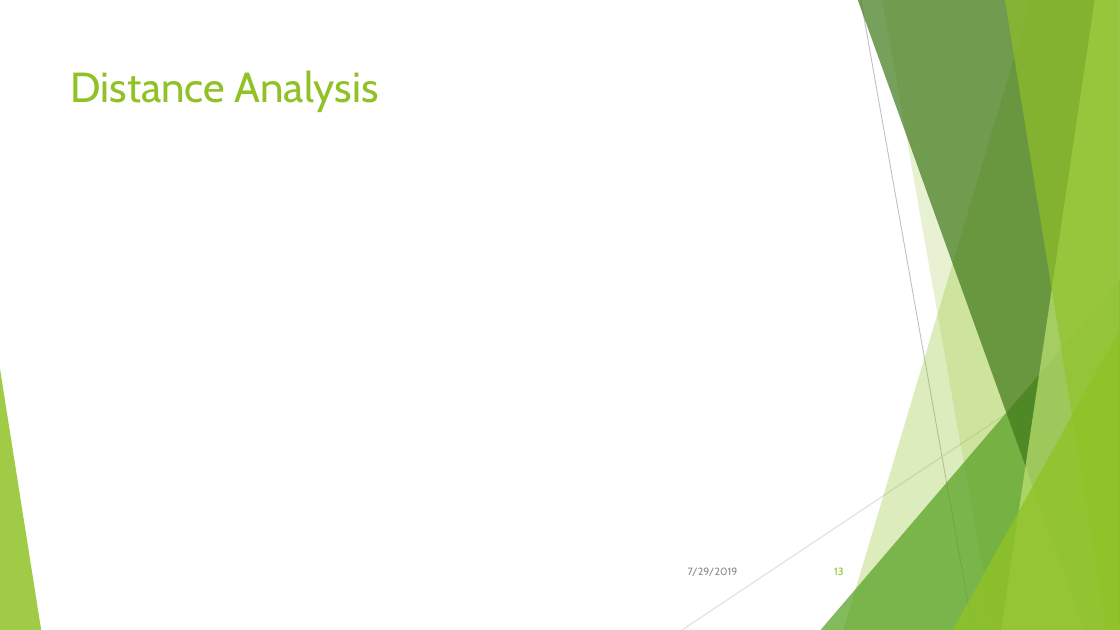
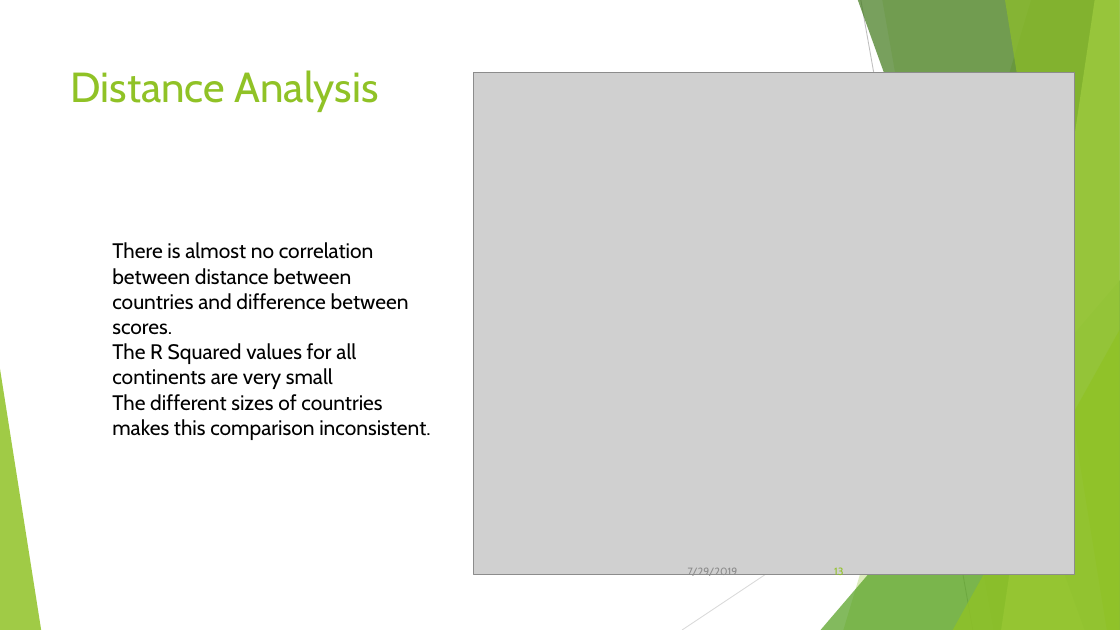
Before and after one commit to Kika000/Project-1, a slide deck: slide 13 of What Makes the World Happy.pptx. Drawn at 1120x630 pixels with LibreOffice and Linux fonts; fonts in the diff are those of the drawing; grey boxes stand for pictures. Boxes give left, top, right and bottom in pixels: in the first picture for what was removed or moved away, otherwise in the second. Text is boxed around its words. In the diff, an @@ line names an element or a change of style, - is before the commit and + after.

```diff
--- a/What Makes the World Happy.pptx
+++ b/What Makes the World Happy.pptx
@@ picture added at box(474, 73, 1075, 575) @@
@@ text added at box(112, 242, 430, 440), 18 pt, text #000000 @@
+There is almost no correlation between distance between countries and difference between scores.
+The R Squared values for all continents are very small
+The different sizes of countries makes this comparison inconsistent.
```
Also in this commit, not shown: 6 other slides changed, 2 slides added, 4 other files.
